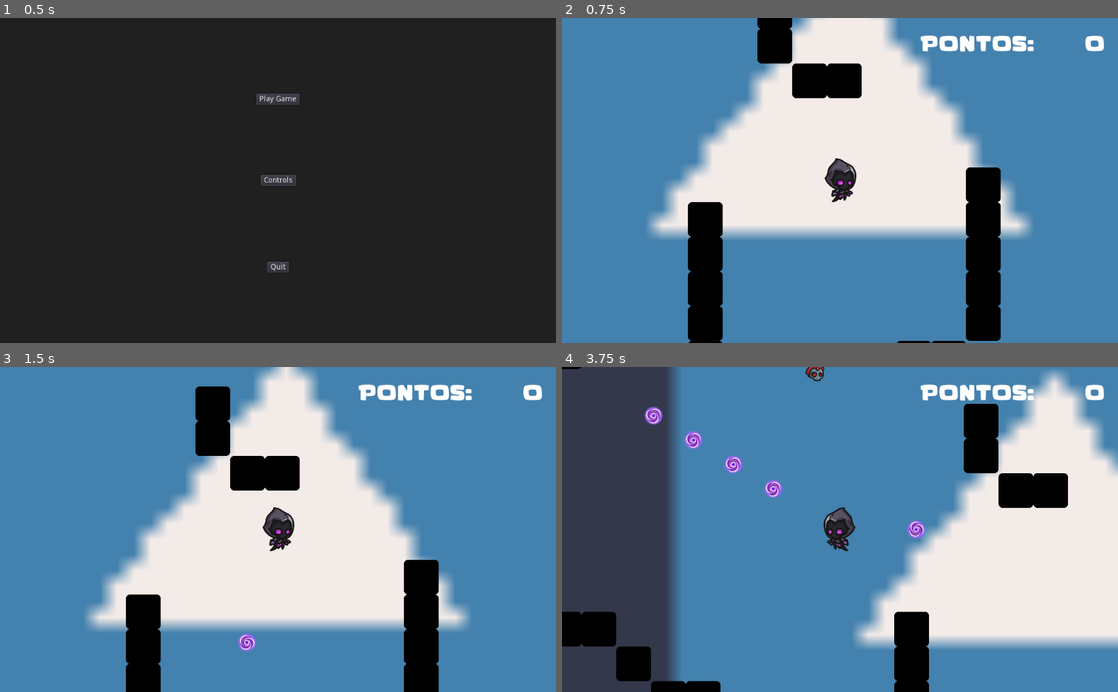
Above: before the commit, frames 1-4 (two rows, left to right).
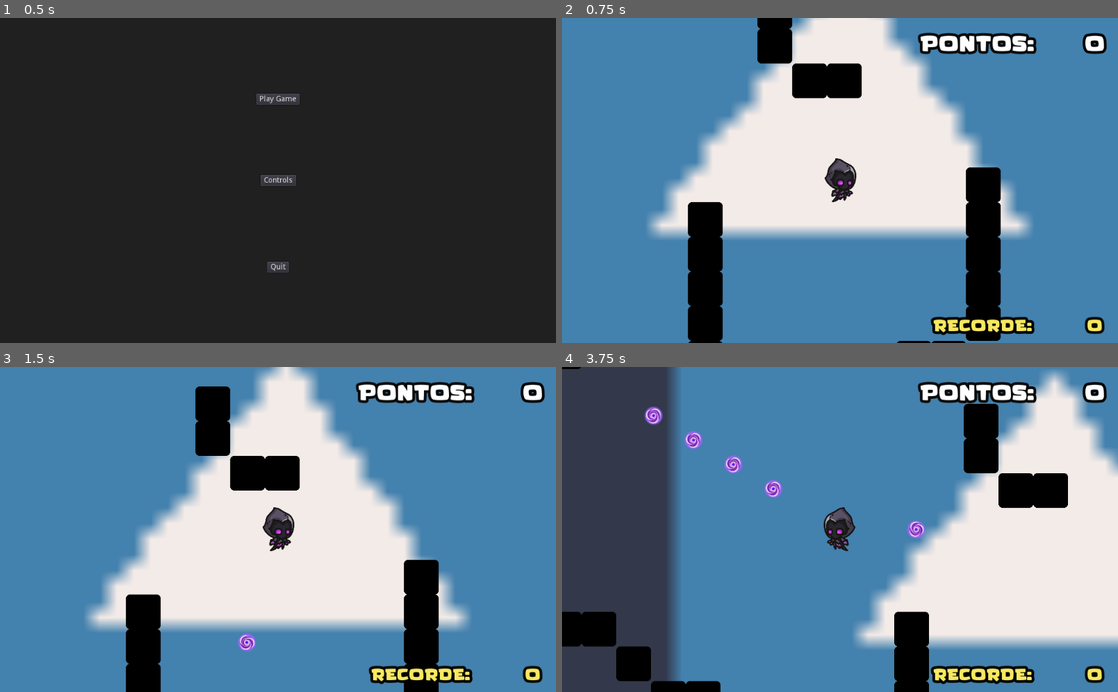
Above: after the commit, the same moments.

Repository: danielmfr/Trabalho_Final-Prog_para_Jogos
Game: Godot game, scene res://Scenes/levels/MainMenu.tscn
Same seed, same stepped clock (60 frames per second), same inputs: the game is played once before the commit and once after it. The engine's default icon, where the game draws it, is replaced by a stand-in: a white triangle on a blue panel in a dark square.
Inputs (mouse positions are in pixels of both pictures, inside the frame that each line leads up to):
- Up to frame 1 (0.5 s): no input
- Up to frame 2 (0.75 s): click "Play Game" at 0.5 s
- Up to frame 3 (1.5 s): tap Enter at 1.25 s; move the mouse to (250, 594) at 1.27 s; press the mouse at (250, 594) at 1.28 s; hold W (up) from 1.28 s (still down)
- Up to frame 4 (3.75 s): move the mouse to (1006, 578) at 2.02 s; release the mouse at (1006, 578) at 2.03 s; click (1006, 578) at 2.1 s; move the mouse to (673, 480) at 2.77 s; release W (up) at 2.78 s; press the mouse at (673, 480) at 2.78 s; hold A (left) from 2.78 s (still down); move the mouse to (867, 529) at 3.52 s; release the mouse at (867, 529) at 3.53 s; click (867, 529) at 3.6 s

Frame 1 is identical in both runs. In frame 2, 1.9% of the frame differs, in the area x 64-98%, y 4-98%; in frame 3, 1.9%; in frame 4, 2.2%, in the area x 43-98%, y 0-98%.

Commit message:
Portais Spawn inimigo

Diff:
--- a/Scenes/characters/Player.gd
+++ b/Scenes/characters/Player.gd
@@ -39,11 +39,14 @@
 
 func _on_Area2D_area_entered(area):
 	if area.is_in_group("enemy"):
+		if Global.recorde < Global.pontos:
+			Global.recorde = Global.pontos
 		visible = false
 		morto = true
 		print("acertou o player")
 		death()
 
 func death():
+	Global.pontos = 0
 	yield(get_tree().create_timer(1),"timeout")
 	get_tree().reload_current_scene()
--- a/Scenes/levels/Controls.tscn
+++ b/Scenes/levels/Controls.tscn
@@ -55,7 +55,7 @@
 margin_top = 329.0
 margin_right = 1024.0
 margin_bottom = 343.0
-text = "SHOOT -> SPACE"
+text = "SHOOT -> Left  Mouse"
 align = 1
 
 [node name="Button" type="Button" parent="."]
--- a/Scenes/levels/Phase1.gd
+++ b/Scenes/levels/Phase1.gd
@@ -6,6 +6,8 @@
 
 var pontos = 0
 
+var recorde = 0
+
 #singleton
 func instance_node(node, location, parent):
 	var node_instance = node.instance()
--- a/Scenes/levels/Phase1.tscn
+++ b/Scenes/levels/Phase1.tscn
@@ -1,15 +1,17 @@
 [gd_scene load_steps=6 format=2]
 
 [ext_resource path="res://Scenes/characters/Player.tscn" type="PackedScene" id=1]
-[ext_resource path="res://Scenes/characters/Enemies/Boss.tscn" type="PackedScene" id=3]
+[ext_resource path="res://Portal_Inimigos.png" type="Texture" id=2]
 [ext_resource path="res://icon.png" type="Texture" id=4]
 [ext_resource path="res://wall.tres" type="TileSet" id=5]
 
 [sub_resource type="GDScript" id=1]
 script/source = "extends Node2D
 
+var rgn = RandomNumberGenerator.new()
+
 var inimigo_1 = preload(\"res://Scenes/characters/Enemy.tscn\")
-
+var boss = preload(\"res://Scenes/characters/Enemies/Boss.tscn\")
 #garantir que o tiro só va existir quando existir o jogador
 func _ready():
 	Global.criacao_no_pai = self
@@ -19,8 +21,29 @@
 
 #spawnar inimigos
 func _on_timer_spawn_inimigo_timeout():
-	var posicao_inimigo = Vector2(60,50)
-	Global.instance_node(inimigo_1, posicao_inimigo, self)
+	rgn.randomize()
+	var portalRandom = rgn.randi_range(1, 3)
+	match portalRandom:
+		1:
+			var posicao_inimigo = Vector2(80,70)
+			Global.instance_node(inimigo_1, posicao_inimigo, self)
+		2:
+			var posicao_inimigo = Vector2(300,1100)
+			Global.instance_node(inimigo_1, posicao_inimigo, self)
+		3:
+			var posicao_inimigo = Vector2(1300,500)
+			Global.instance_node(inimigo_1, posicao_inimigo, self)
+
+
+
+func _on_timer_dificuldade_timeout():
+	if $timer_spawn_inimigo.wait_time > 0.5:
+		$timer_spawn_inimigo.wait_time -= 0.1
+
+
+func _on_timer_spawn_boss_timeout():
+	var posicao_boss = Vector2(1300,500)
+	Global.instance_node(boss, posicao_boss, self)
 "
 
 [node name="Fase" type="Node2D"]
@@ -37,16 +60,37 @@
 z_index = -1
 texture = ExtResource( 4 )
 
+[node name="Portal" type="Sprite" parent="."]
+position = Vector2( 93, 69 )
+scale = Vector2( 0.3, 0.3 )
+texture = ExtResource( 2 )
+
+[node name="Portal2" type="Sprite" parent="."]
+position = Vector2( 285, 1083 )
+scale = Vector2( 0.3, 0.3 )
+texture = ExtResource( 2 )
+
+[node name="Portal3" type="Sprite" parent="."]
+position = Vector2( 1267, 477 )
+scale = Vector2( 0.3, 0.3 )
+texture = ExtResource( 2 )
+
 [node name="TileMap" type="TileMap" parent="."]
 tile_set = ExtResource( 5 )
 format = 1
 tile_data = PoolIntArray( -4, 0, 0, -3, 0, 0, -2, 0, 0, -1, 0, 0, -65536, 0, 0, -65535, 0, 0, -65534, 0, 0, -65533, 0,  …(1602 unchanged characters)…
 
-[node name="Boss" parent="." instance=ExtResource( 3 )]
-position = Vector2( 1001, 1203 )
+[node name="timer_spawn_inimigo" type="Timer" parent="."]
+wait_time = 3.0
+autostart = true
 
-[node name="timer_spawn_inimigo" type="Timer" parent="."]
-wait_time = 2.0
+[node name="timer_dificuldade" type="Timer" parent="."]
+autostart = true
+
+[node name="timer_spawn_boss" type="Timer" parent="."]
+wait_time = 20.0
 autostart = true
 
 [connection signal="timeout" from="timer_spawn_inimigo" to="." method="_on_timer_spawn_inimigo_timeout"]
+[connection signal="timeout" from="timer_dificuldade" to="." method="_on_timer_dificuldade_timeout"]
+[connection signal="timeout" from="timer_spawn_boss" to="." method="_on_timer_spawn_boss_timeout"]
--- a/Scenes/props/HUD.tscn
+++ b/Scenes/props/HUD.tscn
@@ -1,15 +1,32 @@
-[gd_scene load_steps=5 format=2]
+[gd_scene load_steps=8 format=2]
 
 [ext_resource path="res://Kid Games.ttf" type="DynamicFontData" id=1]
 [ext_resource path="res://Scenes/props/Pontos.gd" type="Script" id=2]
+[ext_resource path="res://Scenes/props/Record.gd" type="Script" id=3]
 
 [sub_resource type="DynamicFont" id=2]
 size = 40
+outline_size = 5
+outline_color = Color( 0.0431373, 0.0431373, 0.0431373, 1 )
 font_data = ExtResource( 1 )
 
 [sub_resource type="DynamicFont" id=1]
 size = 40
+outline_size = 5
+outline_color = Color( 0.0156863, 0.0156863, 0.0156863, 1 )
 use_filter = true
+font_data = ExtResource( 1 )
+
+[sub_resource type="DynamicFont" id=3]
+size = 30
+outline_size = 5
+outline_color = Color( 0.0117647, 0.0117647, 0.0117647, 1 )
+font_data = ExtResource( 1 )
+
+[sub_resource type="DynamicFont" id=4]
+size = 30
+outline_size = 5
+outline_color = Color( 0.0470588, 0.0470588, 0.0470588, 1 )
 font_data = ExtResource( 1 )
 
 [node name="HUD" type="CanvasLayer"]
@@ -34,3 +51,23 @@
 align = 2
 valign = 2
 script = ExtResource( 2 )
+
+[node name="Hiscore" type="Label" parent="Control"]
+modulate = Color( 0.972549, 0.917647, 0.376471, 1 )
+margin_left = -4.0
+margin_top = 515.0
+margin_right = 866.0
+margin_bottom = 585.0
+custom_fonts/font = SubResource( 3 )
+text = "RECORDE:"
+align = 2
+valign = 2
+
+[node name="Record" type="Label" parent="Control/Hiscore"]
+margin_right = 1000.0
+margin_bottom = 70.0
+custom_fonts/font = SubResource( 4 )
+text = "00"
+align = 2
+valign = 2
+script = ExtResource( 3 )
--- /dev/null
+++ b/Scenes/props/Record.gd
@@ -0,0 +1,5 @@
+extends Label
+
+
+func _process(delta):
+	text = String(Global.recorde)
Binary file added: Portal_Inimigos.png
Not shown, added: Portal_Inimigos.png.import
